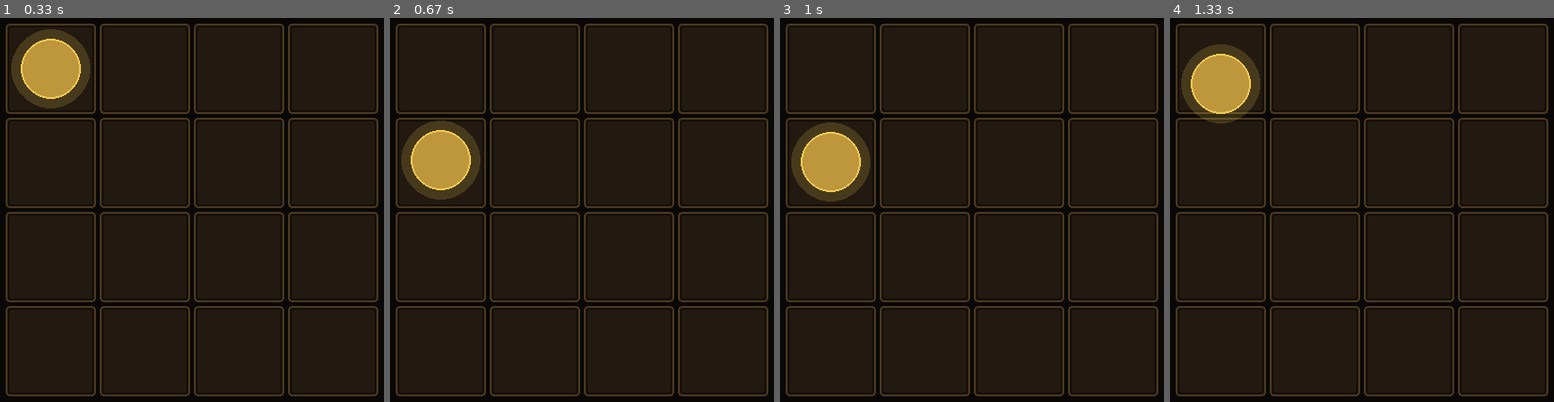
Above: before the commit, frames 1-4 (left to right).
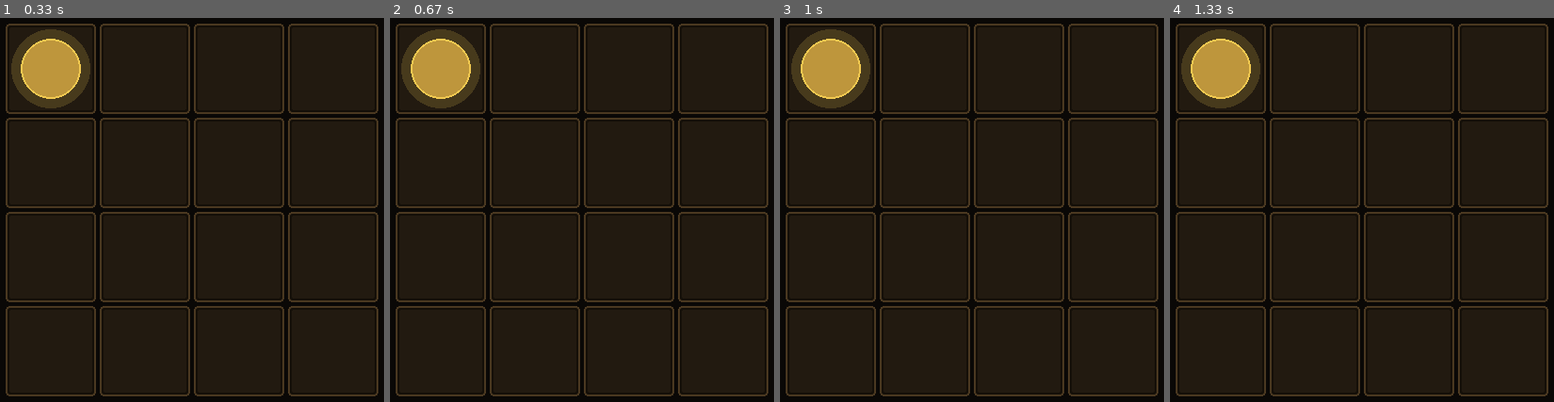
Above: after the commit, the same moments.

Repository: ParanyuLion/pygame-cardgame
Game: pygame game, started from main.py
Same seed, same stepped clock (60 frames per second), same inputs: the game is played once before the commit and once after it.
Inputs:
- Up to frame 1 (0.33 s): no input
- Up to frame 2 (0.67 s): tap S at 0.33 s
- Up to frame 3 (1 s): no input
- Up to frame 4 (1.33 s): hold Up from 1.17 s (still down)

Frame 1 is identical in both runs. In frame 2, 6.6% of the frame differs, in the area x 2-24%, y 2-48%; in frame 3, 6.6%; in frame 4, 2.7%.

Commit message:
feat: MoveEntityUseCase requires Move card in hand, discards it on move

Diff:
--- a/src/use_cases/move_entity.py
+++ b/src/use_cases/move_entity.py
@@ -14,6 +14,10 @@
         if state.player.id != entity_id:
             raise ValueError(f"Unknown entity: '{entity_id}'")
 
+        move_card = next((c for c in state.hand if c.is_move_card()), None)
+        if move_card is None:
+            raise ValueError("No Move card in hand")
+
         if not state.grid.is_passable(target_pos):
             raise ValueError(
                 f"Position {target_pos} is not passable"
@@ -21,6 +25,9 @@
 
         state.player.spend_ap(MOVE_AP_COST)
 
+        state.hand.remove(move_card)
+        state.discard.append(move_card)
+
         state.grid.remove(entity_id)
         event = state.player.move_to(target_pos)
         state.grid.place(entity_id, target_pos)
--- a/tests/use_cases/test_move_entity.py
+++ b/tests/use_cases/test_move_entity.py
@@ -4,18 +4,32 @@
 from src.domain.entities.grid import Grid
 from src.domain.entities.tile import Obstacle
 from src.domain.entities.player import Player, InsufficientAPError
+from src.domain.entities.card import Card
 from src.domain.value_objects.position import Position
+from src.domain.value_objects.card_tag import CardTag
+from src.domain.value_objects.attack_pattern import AttackPattern
 from src.domain.events.battle_events import EntityMoved
 from src.use_cases.move_entity import MoveEntityUseCase
 
-def make_state(player_pos: Position = Position(1, 1), player_ap: int = 3) -> BattleState:
+def _move_card() -> Card:
+    return Card(id="step_1", name="Step", tags=[CardTag("Move")],
+                ap_cost=1, pattern=AttackPattern.single(), damage=0)
+
+def make_state(
+    player_pos: Position = Position(1, 1),
+    player_ap: int = 3,
+    with_move_card: bool = True,
+) -> BattleState:
     grid = Grid()
     player = Player(
         id="player", position=player_pos,
         hp=30, max_hp=30, ap=player_ap, max_ap=3,
     )
     grid.place("player", player_pos)
-    return BattleState(player=player, grid=grid)
+    state = BattleState(player=player, grid=grid)
+    if with_move_card:
+        state.hand = [_move_card()]
+    return state
 
 def make_use_case(state: BattleState) -> tuple[MoveEntityUseCase, MagicMock, MagicMock]:
     repo = MagicMock()
@@ -83,3 +97,19 @@
     use_case, _, _ = make_use_case(state)
     with pytest.raises(ValueError, match="Unknown entity"):
         use_case.execute("ghost", Position(1, 1))
+
+# --- New tests for Move card requirement ---
+
+def test_move_without_move_card_raises():
+    state = make_state(with_move_card=False)
+    use_case, _, _ = make_use_case(state)
+    with pytest.raises(ValueError, match="No Move card"):
+        use_case.execute("player", Position(1, 2))
+
+def test_move_discards_move_card():
+    state = make_state()
+    move_card = state.hand[0]
+    use_case, _, _ = make_use_case(state)
+    use_case.execute("player", Position(1, 2))
+    assert move_card not in state.hand
+    assert move_card in state.discard
